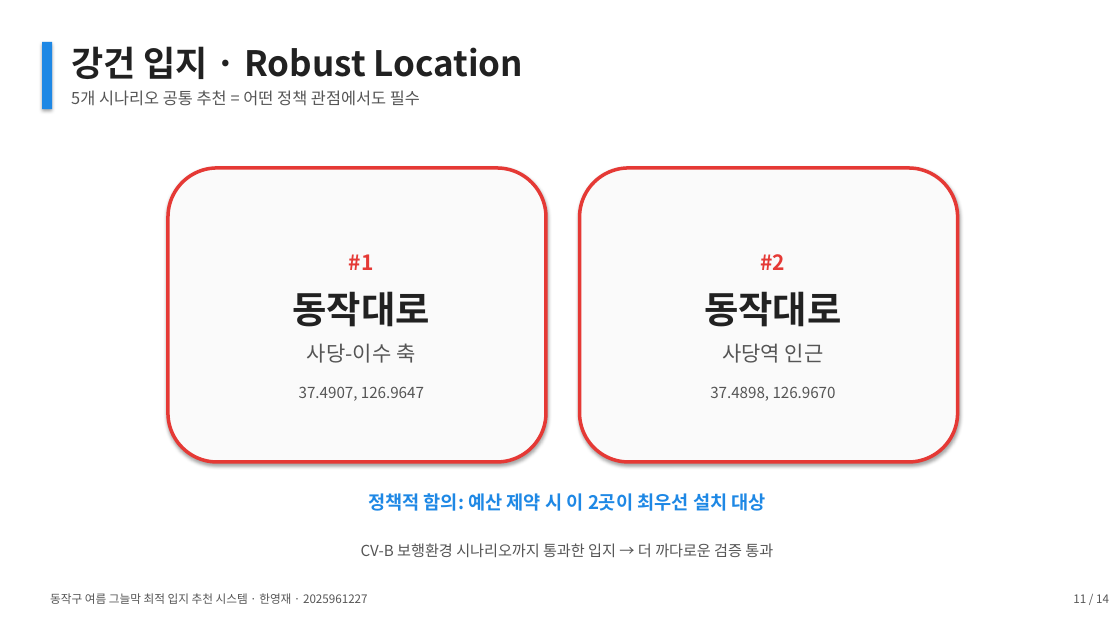
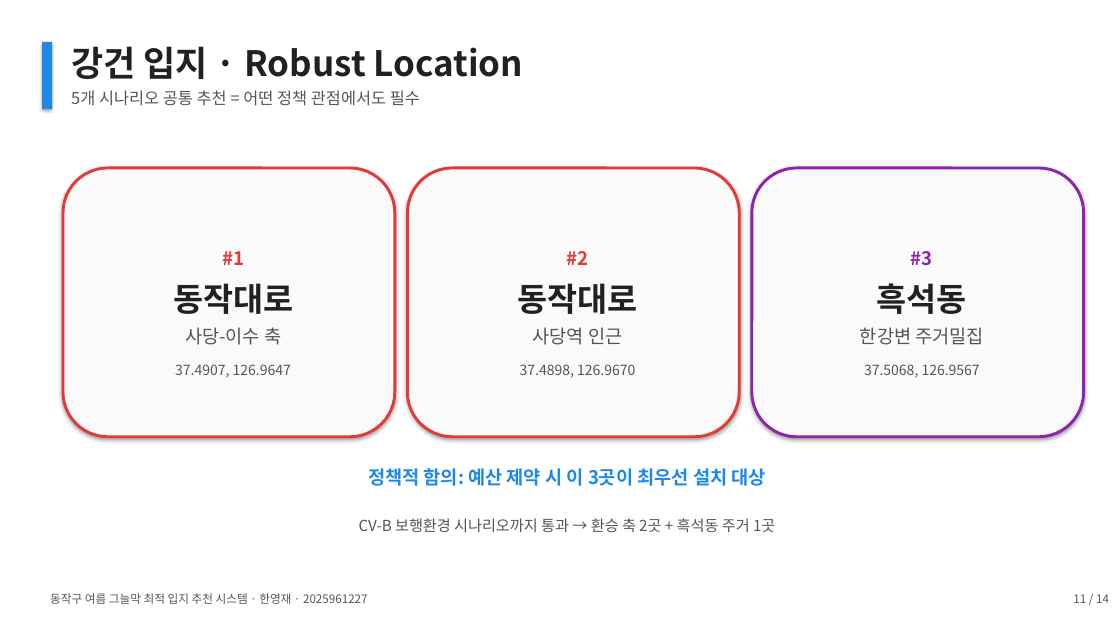
Before and after one commit to thgtot92/project_1, a slide deck: slide 11 of presentation/동작구_그늘막_최종발표.pptx. Drawn at 1120x630 pixels with LibreOffice and Linux fonts; fonts in the diff are those of the drawing. Boxes give left, top, right and bottom in pixels: in the first picture for what was removed or moved away, otherwise in the second. Text is boxed around its words. In the diff, an @@ line names an element or a change of style, - is before the commit and + after.

```diff
--- a/presentation/동작구_그늘막_최종발표.pptx
+++ b/presentation/동작구_그늘막_최종발표.pptx
@@ rounded rectangle "#1": place and size @@
-rounded rectangle "#1" at box(168, 168, 546, 462)
+rounded rectangle "#1" at box(63, 168, 395, 437)
@@ rounded rectangle "#1" at box(63, 168, 395, 437): size 18 to 16 pt in "#1", "사당-이수 축"; size 32 to 28 pt in "동작대로"; size 13 to 12 pt in "37.4907, 126.9647"; less space between paragraphs; outline #E53935 3 pt to #E53935 2.5 pt @@
@@ rounded rectangle "#2": place and size @@
-rounded rectangle "#2" at box(580, 168, 958, 462)
+rounded rectangle "#2" at box(408, 168, 739, 437)
@@ rounded rectangle "#2" at box(408, 168, 739, 437): size 18 to 16 pt in "#2", "사당역 인근"; size 32 to 28 pt in "동작대로"; size 13 to 12 pt in "37.4898, 126.9670"; less space between paragraphs; outline #E53935 3 pt to #E53935 2.5 pt @@
@@ rounded rectangle added at box(752, 168, 1084, 437), fill #FAFAFA, outline #8E24AA 2.5 pt, 12 pt, text #555555 @@
+#3
+흑석동
+한강변 주거밀집
+37.5068, 126.9567
@@ text at box(368, 468, 766, 486): text changed @@
-정책적 함의: 예산 제약 시 이 2곳이 최우선 설치 대상
+정책적 함의: 예산 제약 시 이 3곳이 최우선 설치 대상
@@ text at box(359, 518, 775, 532): text changed @@
-CV-B 보행환경 시나리오까지 통과한 입지 → 더 까다로운 검증 통과
+CV-B 보행환경 시나리오까지 통과 → 환승 축 2곳 + 흑석동 주거 1곳
```
Also in this commit, not shown: 3 other slides changed, 13 other files.
